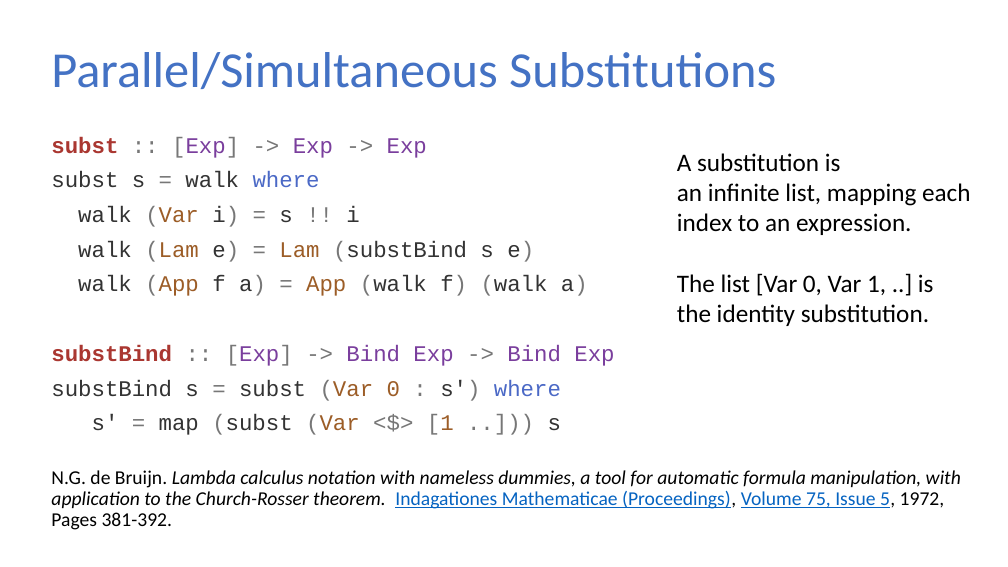
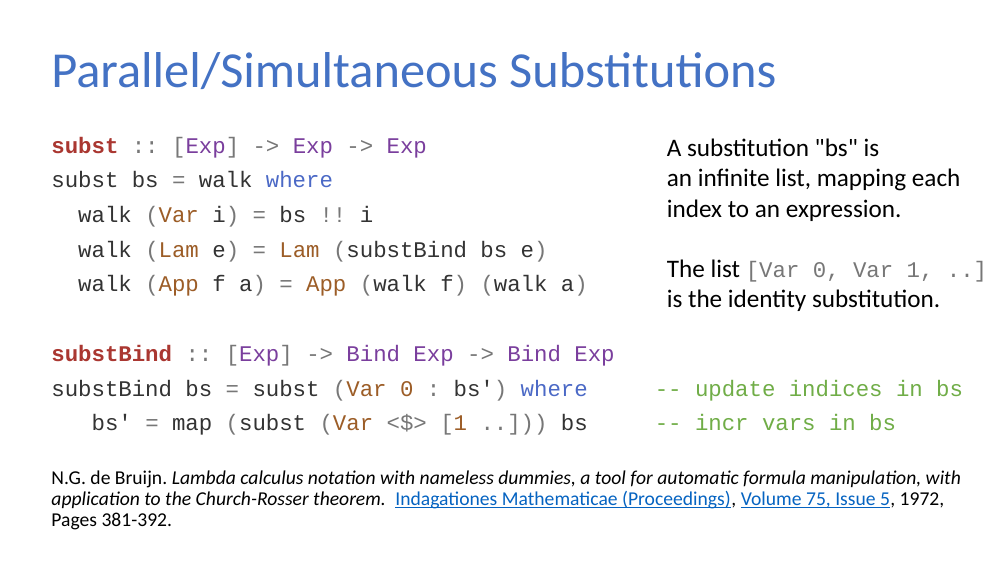
Before and after one commit to sweirich/lambda-n-ways, a slide deck: slide 16 of plclub-2021.pptx (slide 15 before the commit). Drawn at 1008x567 pixels with LibreOffice and Linux fonts; fonts in the diff are those of the drawing. Boxes give left, top, right and bottom in pixels: in the first picture for what was removed or moved away, otherwise in the second. Text is boxed around its words. In the diff, an @@ line names an element or a change of style, - is before the commit and + after.

```diff
--- a/plclub-2021.pptx
+++ b/plclub-2021.pptx
@@ text at <box>667,138,960,311</box>: text changed @@
-A substitution is
-an infinite list, mapping each
-index to an expression.
-The list [Var 0, Var 1, ..] is
-the identity substitution.
+A substitution "bs" is
+an infinite list, mapping each
+index to an expression.
+The list [Var 0, Var 1, ..]
+is the identity substitution.
@@ text at <box>51,171,548,262</box>: text changed @@
-subst s = walk where
-walk (Var i) = s !! i
-walk (Lam e) = Lam (substBind s e)
+subst bs = walk where
+walk (Var i) = bs !! i
+walk (Lam e) = Lam (substBind bs e)
@@ text at <box>51,379,963,435</box>: text changed; text colour #333333 to #70AD47 @@
-substBind s = subst (Var 0 : s') where
-s' = map (subst (Var <$> [1 ..])) s
+substBind bs = subst (Var 0 : bs') where -- update indices in bs
+bs' = map (subst (Var <$> [1 ..])) bs -- incr vars in bs
```
Also in this commit, not shown: 14 other slides changed, 6 slides added, 1 slide removed, 1 other file.
